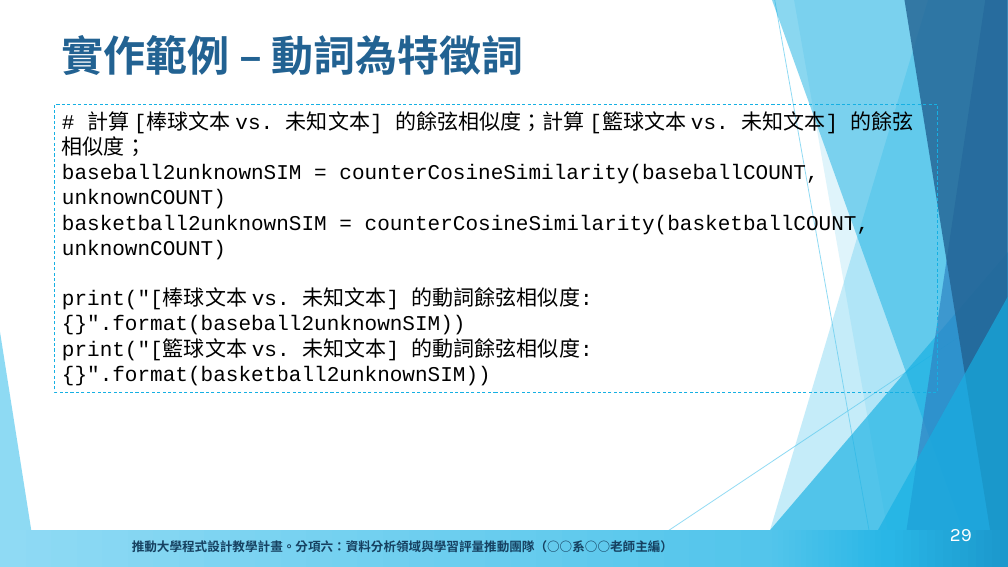
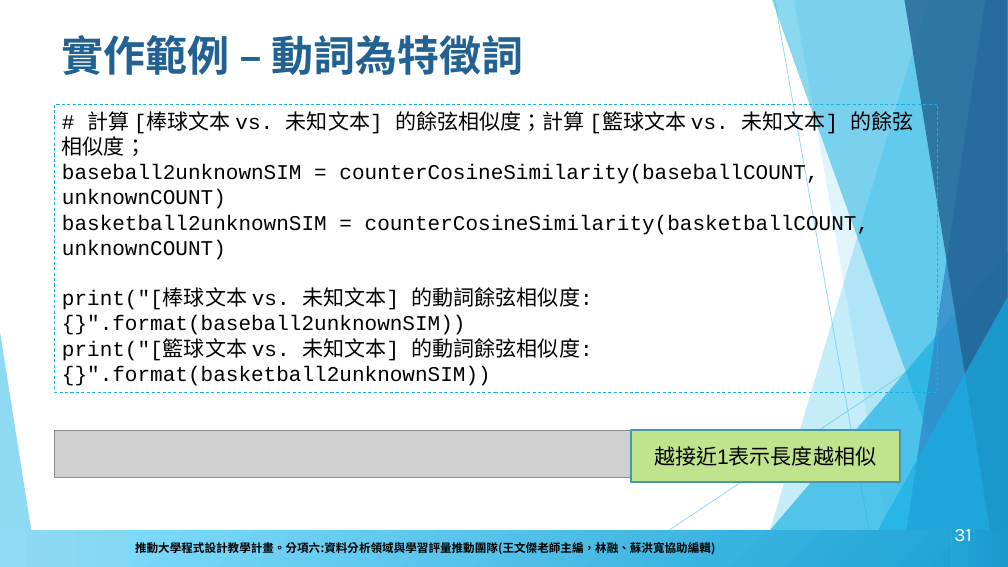
Before and after one commit to howardsukuan/textual-data-analysis-python, a slide deck: slide 31 of week04/文本分析與程式設計week4.pptx (slide 29 before the commit). Drawn at 1008x567 pixels with LibreOffice and Linux fonts; fonts in the diff are those of the drawing; grey boxes stand for pictures; background and template pictures are left out. Boxes give left, top, right and bottom in pixels: in the first picture for what was removed or moved away, otherwise in the second. Text is boxed around its words. In the diff, an @@ line names an element or a change of style, - is before the commit and + after.

```diff
--- a/week04/文本分析與程式設計week4.pptx
+++ b/week04/文本分析與程式設計week4.pptx
@@ picture added at (x1=54, y1=430, x2=632, y2=477) @@
@@ rectangle added at (x1=631, y1=430, x2=900, y2=482), fill #C0E38D, outline #4696B1 2 pt, 20 pt, text #000000 @@
+越接近1表示長度越相似
@@ rectangle added at (x1=128, y1=531, x2=951, y2=566), fill gradient #20A4D6 to #7EDBFB, 11 pt, text #000000, bold @@
+推動大學程式設計教學計畫。分項六:資料分析領域與學習評量推動團隊(王文傑老師主編，林融、蘇洪寬協助編輯)
@@ page number at (x1=954, y1=529, x2=971, y2=542): text changed @@
-29
+31
```
Also in this commit, not shown: 51 other slides changed, 8 slides added, 7 other files.
